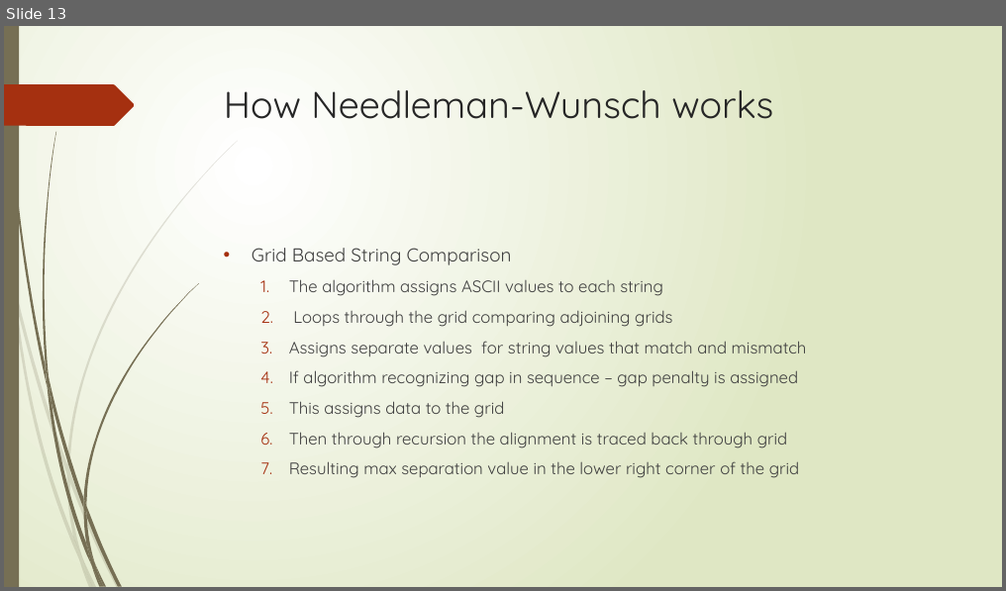
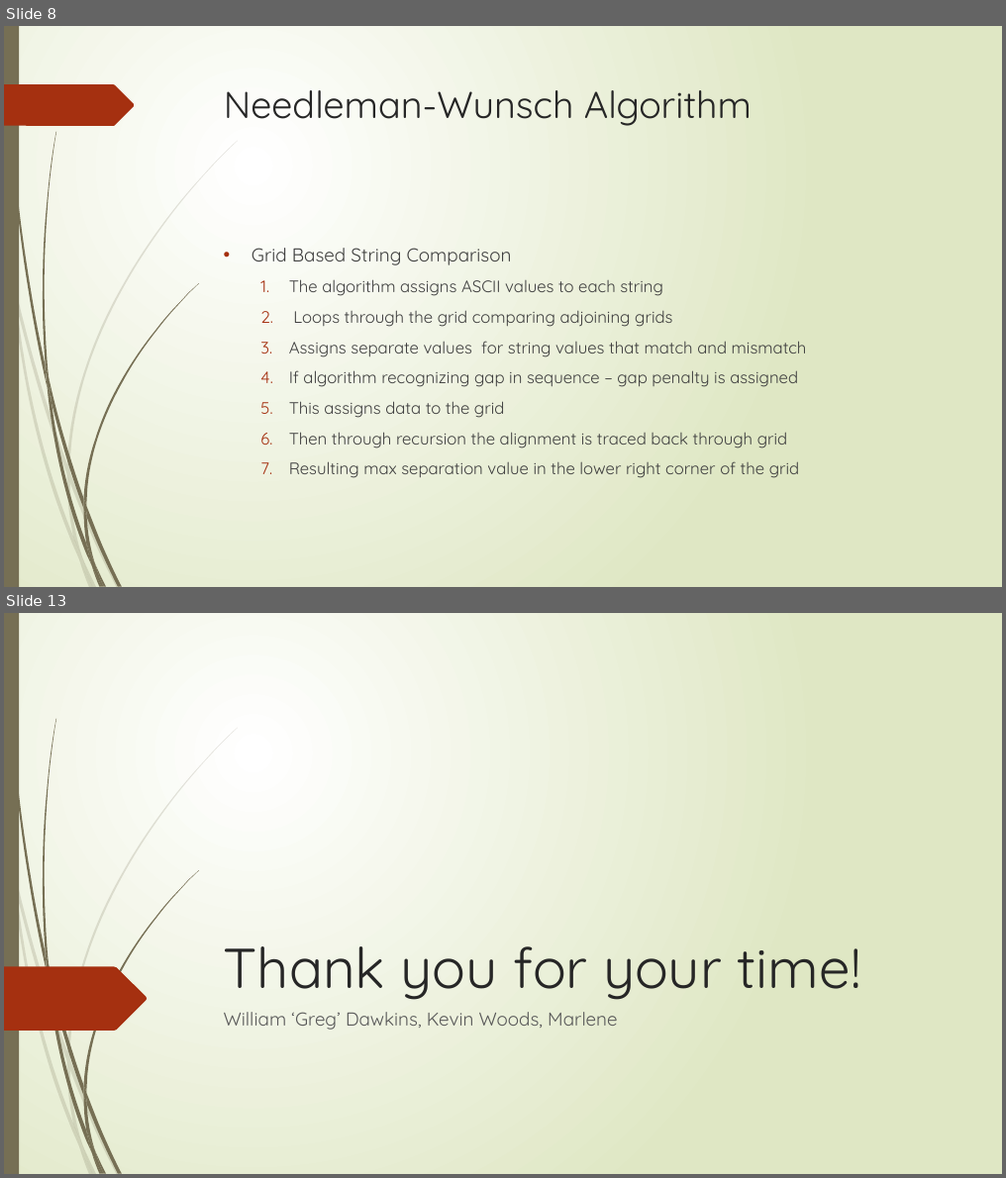
Before and after one commit to AthensStateComputerScience/DigitalHumanities, a slide deck: PowerPoint/Digital Humanities.pptx. Shown one above the other, each under a label of ours: slide 13 before the commit, slides 8 and 13 after it; the slides between them are not shown. The pictures are 1006x591 and 1006x1178 pixels, drawn with LibreOffice and Linux fonts; fonts in the diff are those of the drawing. Boxes give left, top, right and bottom in pixels: in the first picture for what was removed or moved away, otherwise in the second. Text is boxed around its words. In the diff, an @@ line names an element or a change of style, - is before the commit and + after.

```diff
--- a/PowerPoint/Digital Humanities.pptx
+++ b/PowerPoint/Digital Humanities.pptx
@@ slide 13 added at (4,613,1002,1174), background gradient #FFFFFF to #DFE8C4; not listed: 23 template elements that a slide beside it also shows @@
@@ freeform shape added at (4,967,147,1031), fill #A53010 @@
@@ title added at (224,947,860,1000), 54 pt, text #262626 @@
+Thank you for your time!
@@ subtitle added at (224,1012,617,1030), 18 pt, text #595959 @@
+William ‘Greg’ Dawkins, Kevin Woods, Marlene
@@ what was slide 13 is now slide 8 @@
@@ slide 8 changed as well @@
@@ title at (224,90,751,126): text changed @@
-How Needleman-Wunsch works
+Needleman-Wunsch Algorithm
```
Also in this commit, not shown: 7 other slides changed, 4 other slides added, 7 slides removed.
